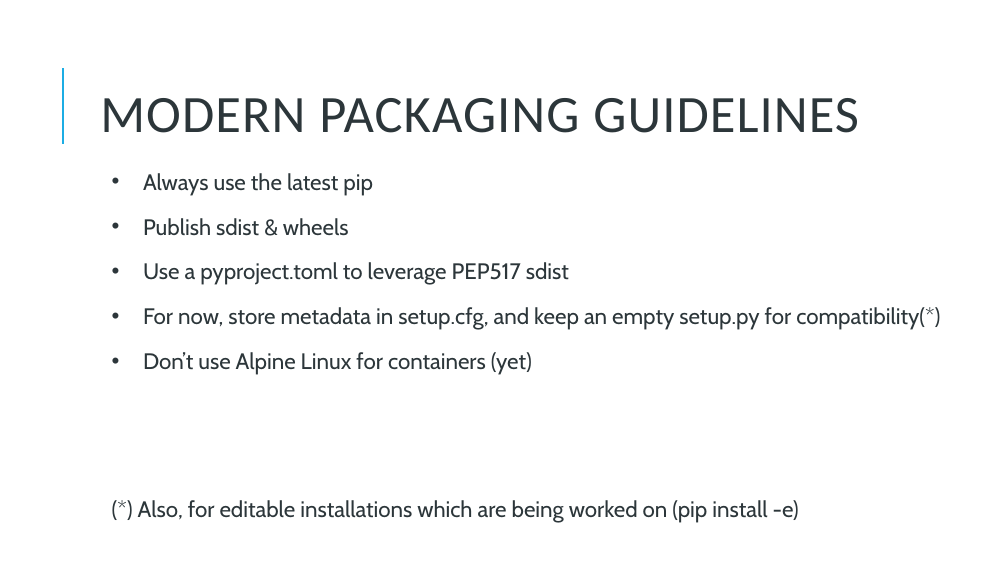
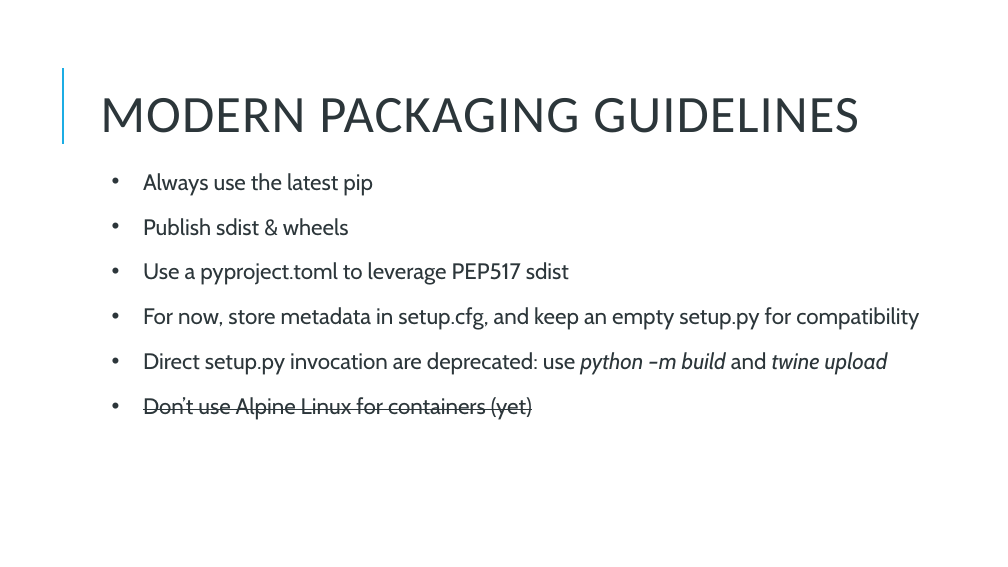
Before and after one commit to alexprengere/presentations, a slide deck: slide 19 of python_packaging_2021/PythonPackagingIn2021.pptx. Drawn at 1008x567 pixels with LibreOffice and Linux fonts; fonts in the diff are those of the drawing. Boxes give left, top, right and bottom in pixels: in the first picture for what was removed or moved away, otherwise in the second. Text is boxed around its words. In the diff, an @@ line names an element or a change of style, - is before the commit and + after.

Commit message:
Add python 3.10 presentation

```diff
--- a/python_packaging_2021/PythonPackagingIn2021.pptx
+++ b/python_packaging_2021/PythonPackagingIn2021.pptx
@@ text at <box>143,307,919,375</box>: text changed @@
-• For now, store metadata in setup.cfg, and keep an empty setup.py for compatibility(*)
+• For now, store metadata in setup.cfg, and keep an empty setup.py for compatibility
+• Direct setup.py invocation are deprecated: use python –m build and twine upload
@@ text at <box>143,397,532,420</box>: strikethrough on in "Don’t use Alpine Linux for containers (yet)" @@
@@ text at <box>138,500,799,523</box>: paragraph removed @@
-(*) Also, for editable installations which are being worked on (pip install -e)
```
Also in this commit, not shown: 4 other slides changed, 1 slide added, 39 other files.
